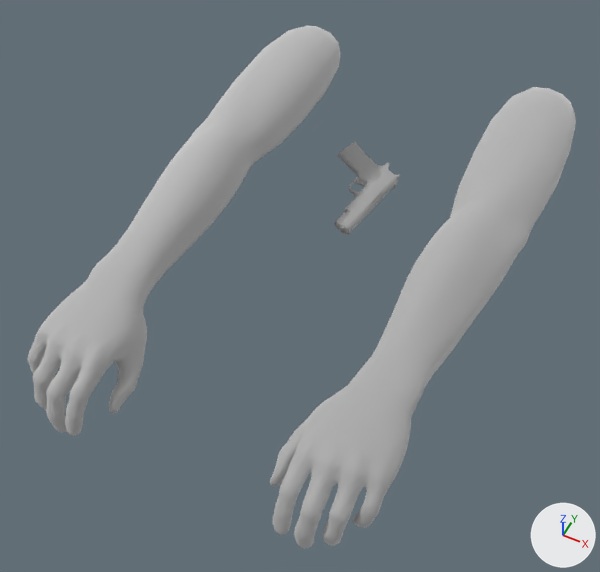
The Blender file Breakout From Ackers/Assets/Animations/M1911/Holding M1911 Crouch Walking.blend, before and after one commit.
Camera for both pictures: a camera (50 mm lens) standing at (0.43, -1.495, 1.003) and looking at (-0.008, -0.618, -0.093). Arrows for +X, +Y and +Z are at lower right; the lights stay in place.

The first picture shows 'Body', 'CasingExit', 'Slider.001', 'Trigger', 'hand_left', 'hand_right'.
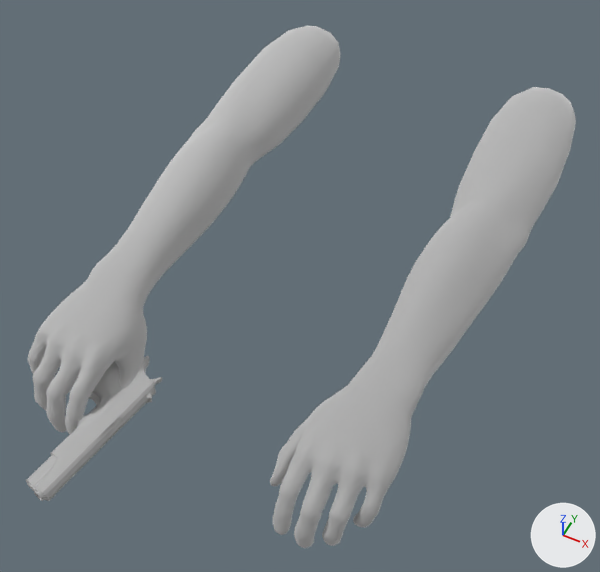
Where the change shows, as pixel boxes [x1, y1, x2, y2] in the pictures (600 x 572 px):
'Slider.001', moved, rescaled (102% wider, 102% taller): before [334, 171, 398, 234]; after [26, 373, 156, 501]
'Body', moved, rescaled: before [338, 142, 389, 233]; after [34, 356, 150, 501]
'CasingExit', moved: before [372, 193, 382, 206]; after [100, 417, 124, 442]
'Trigger', moved: before [356, 180, 365, 187]; after [88, 393, 99, 406]
'Hammer.001', moved: before [395, 174, 400, 178]; after [150, 377, 162, 388]

The edits, one by one:
Object 'Trigger' (ob_trigger) moves from (-0.054, -0.214, -0.201) to (-0.158, -1.005, -0.052).
Object 'Slider.001' (ob_slider_001) moves from (-0.022, -0.19, -0.205) to (-0.121, -0.977, -0.057).
Object 'Slider.001' (ob_slider_001) is rescaled from (0.025, 0.025, 0.025) to (0.0289, 0.0289, 0.0289).
Object 'Hammer.001' (ob_hammer_001) moves from (-0.027, -0.148, -0.203) to (-0.127, -0.928, -0.054).
Object 'CasingExit' (ob_casingexit) moves from (-0.016, -0.233, -0.204) to (-0.114, -1.026, -0.055).
Object 'Body' (ob_body) moves from (-0.111, -0.144, -0.19) to (-0.221, -0.924, -0.039).
Object 'Body' (ob_body) is rescaled from (0.0254, 0.0254, 0.0254) to (0.0293, 0.0293, 0.0293).
